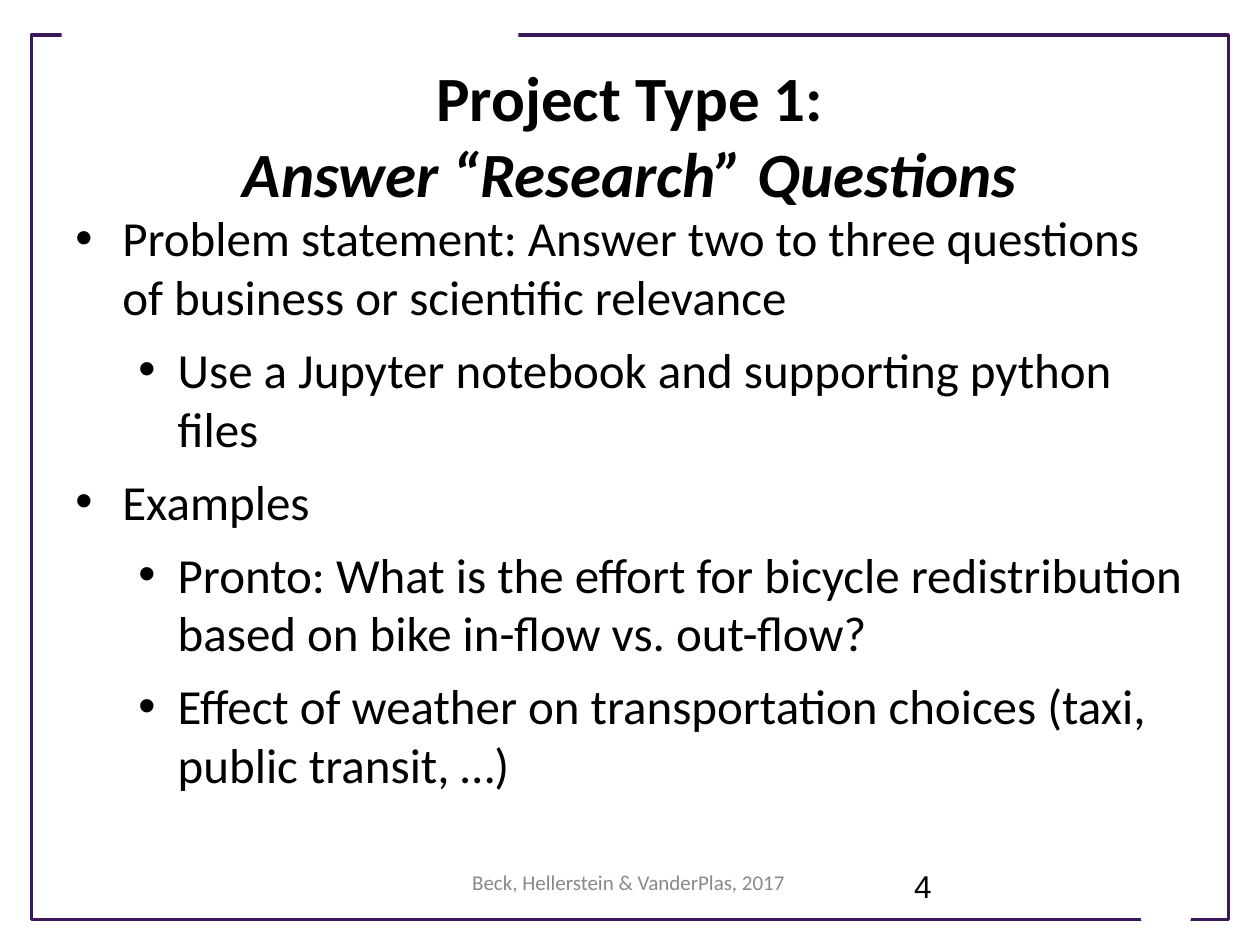
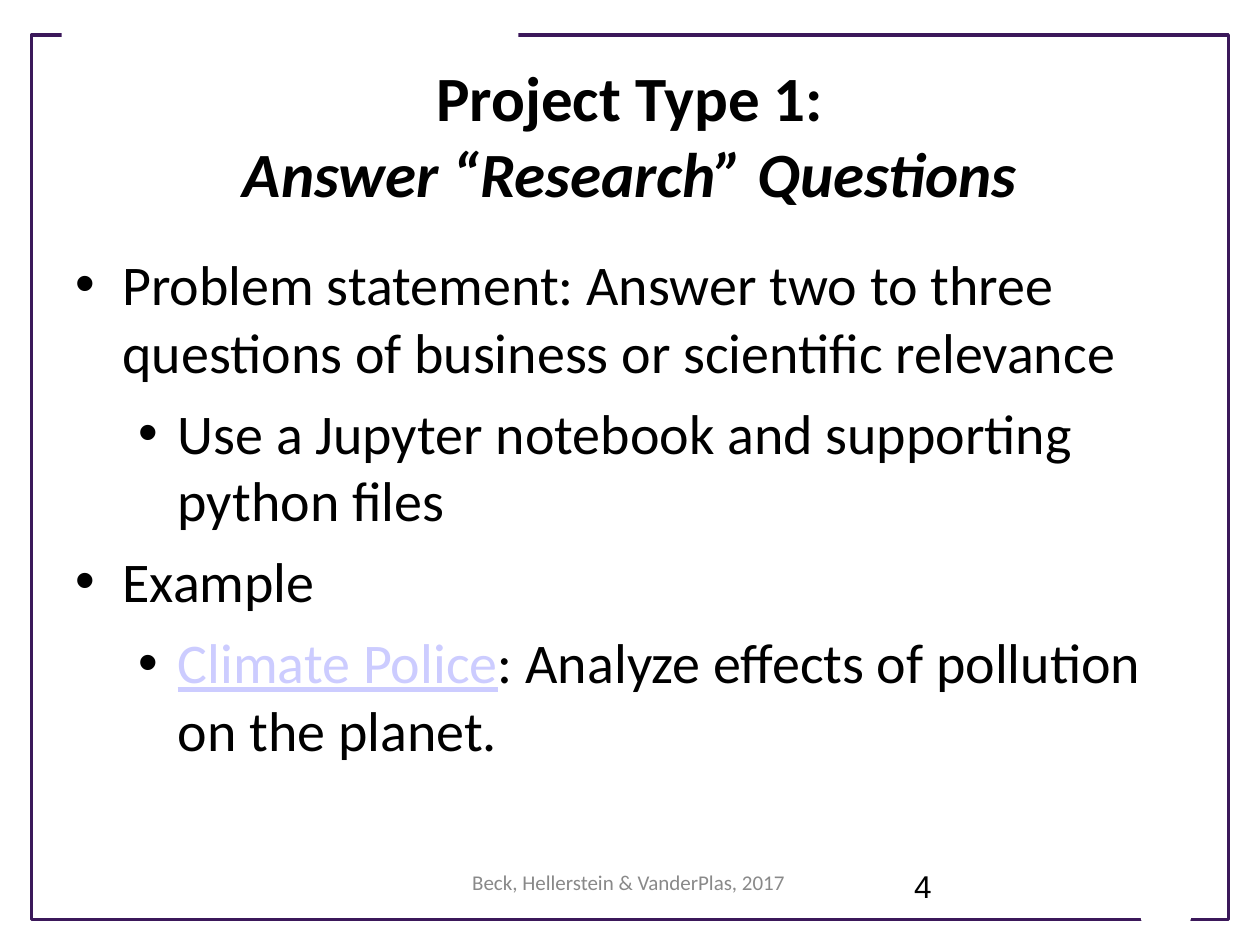
Before and after one commit to UWSEDS/LectureNotes, a slide deck: slide 4 of 07-Project-overview.pptx. Drawn at 1260x945 pixels with LibreOffice and Linux fonts; fonts in the diff are those of the drawing; background and template pictures are left out. Boxes give left, top, right and bottom in pixels: in the first picture for what was removed or moved away, otherwise in the second. Text is boxed around its words. In the diff, an @@ line names an element or a change of style, - is before the commit and + after.

```diff
--- a/07-Project-overview.pptx
+++ b/07-Project-overview.pptx
@@ text "Problem statement: Answer two to ...": place and size @@
-text "Problem statement: Answer two to ..." at box(122, 222, 1182, 791)
+text "Problem statement: Answer two to ..." at box(122, 266, 1140, 760)
@@ text at box(122, 266, 1114, 530): size 28 to 32 pt in "Problem statement: Answer two to three questions ...", "Use a Jupyter notebook and supporting python ..." @@
@@ text at box(122, 563, 1140, 760): text changed; size 28 to 32 pt @@
-• Examples
-  • Pronto: What is the effort for bicycle redistribution based on bike in-flow vs. out-flow?
-  • Effect of weather on transportation choices (taxi, public transit, …)
+• Example
+  • Climate Police: Analyze effects of pollution on the planet.
```
Also in this commit, not shown: 7 other slides changed, 2 slides added, 2 slides removed.
